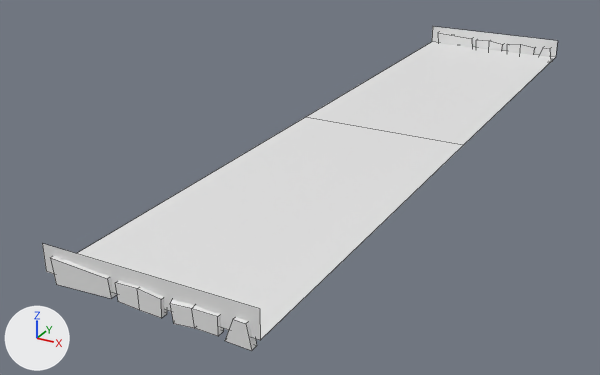
Before and after pictures for a commit that changed the FBX model Assets/3dAssets/Enviroment/bridgeOpeningConnector_module.fbx.
Before and after are seen from a 50 mm camera at (-19.42, -20.46, 6.37) aimed at (-23.68, -12.71, 2.49). The lights are fixed; the arrows at lower left show +X, +Y and +Z. Mesh edges are drawn as thin lines.
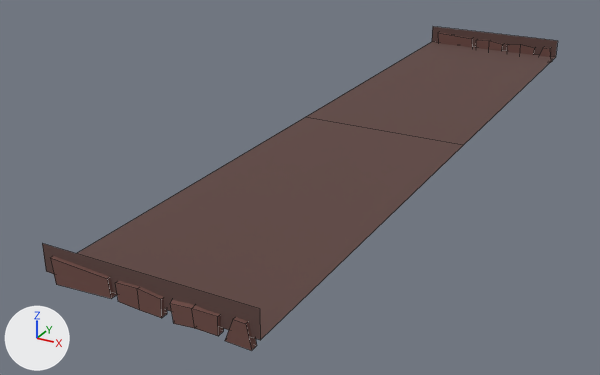
Location of each change, [x1, y1, x2, y2] in pixels of the pictures (600 x 375 px):
part 1 of me_plane_006, recoloured (white to brown): [42, 27, 558, 340] in both
part 2 of me_plane_006, recoloured (white to brown): [50, 256, 257, 351] in both
part 3 of me_plane_006, recoloured (white to brown): [438, 32, 552, 62] in both

What the commit changed:
Material 'Brick' (mat_brick) is new.
Its base color is (0.157, 0.0714, 0.0599) (brown #6e4c45).
Its roughness is 1.0.
Material 'Wall' (mat_wall) is new.
Its base color is (0.115, 0.061, 0.0537) (brown #5f4642).
Its roughness is 1.0.
me_plane_006 has 90 vertices, 68 faces and spans x -1.0..1.0, y -4.37..4.37, z 3.0..3.34.
me_plane_006 is used by ob_plane_248; location (-23.0, -12.0, 0.0).
me_plane_006 part 1: all 4 faces centred in x 0.0, y -4.33..4.33, z 3.09..3.21 switch from mat_material_001 (white #e7e7e7) to mat_wall (brown #5f4642).
me_plane_006 part 2: 32 of the faces centred in x -0.88..0.93, y -4.37..-4.3, z 3.01..3.24 switch from mat_material_001 (white #e7e7e7) to mat_brick (brown #6e4c45).
me_plane_006 part 3: 32 of the faces centred in x -0.88..0.93, y 4.3..4.37, z 3.01..3.24 switch from mat_material_001 (white #e7e7e7) to mat_brick (brown #6e4c45).
